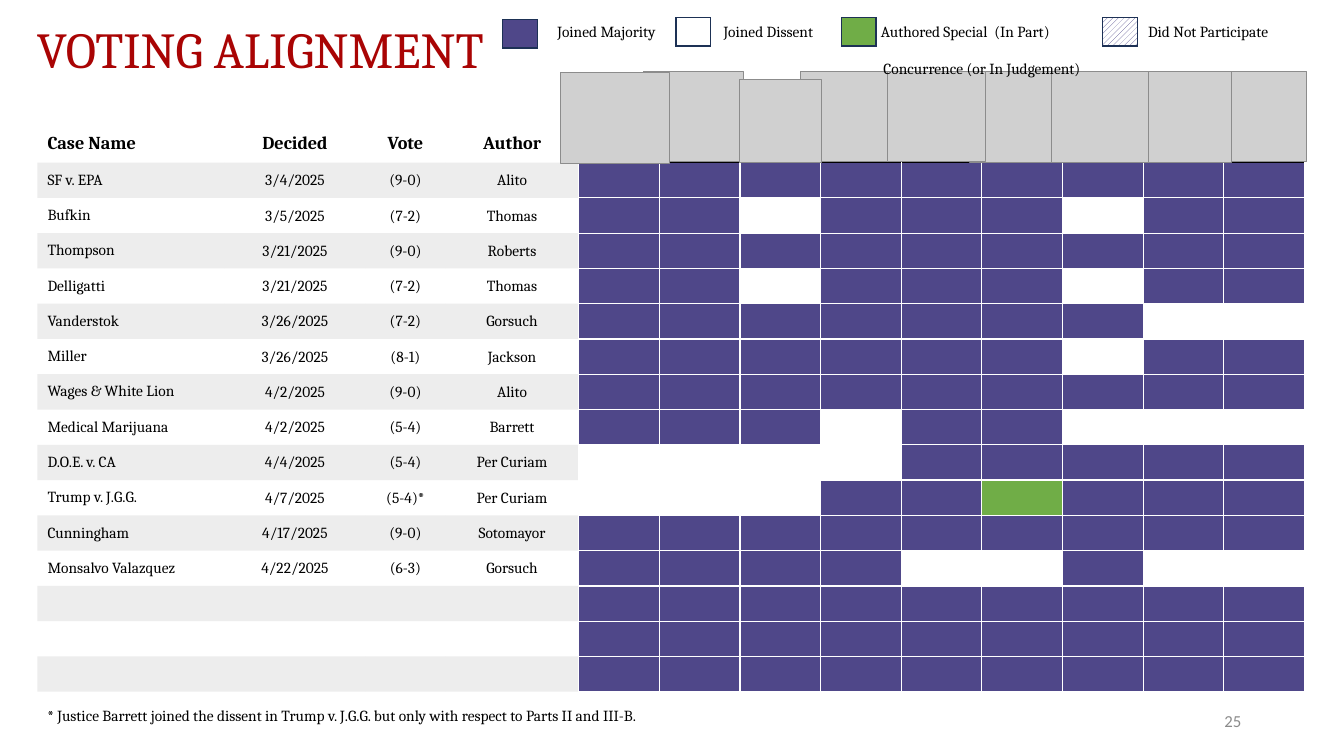
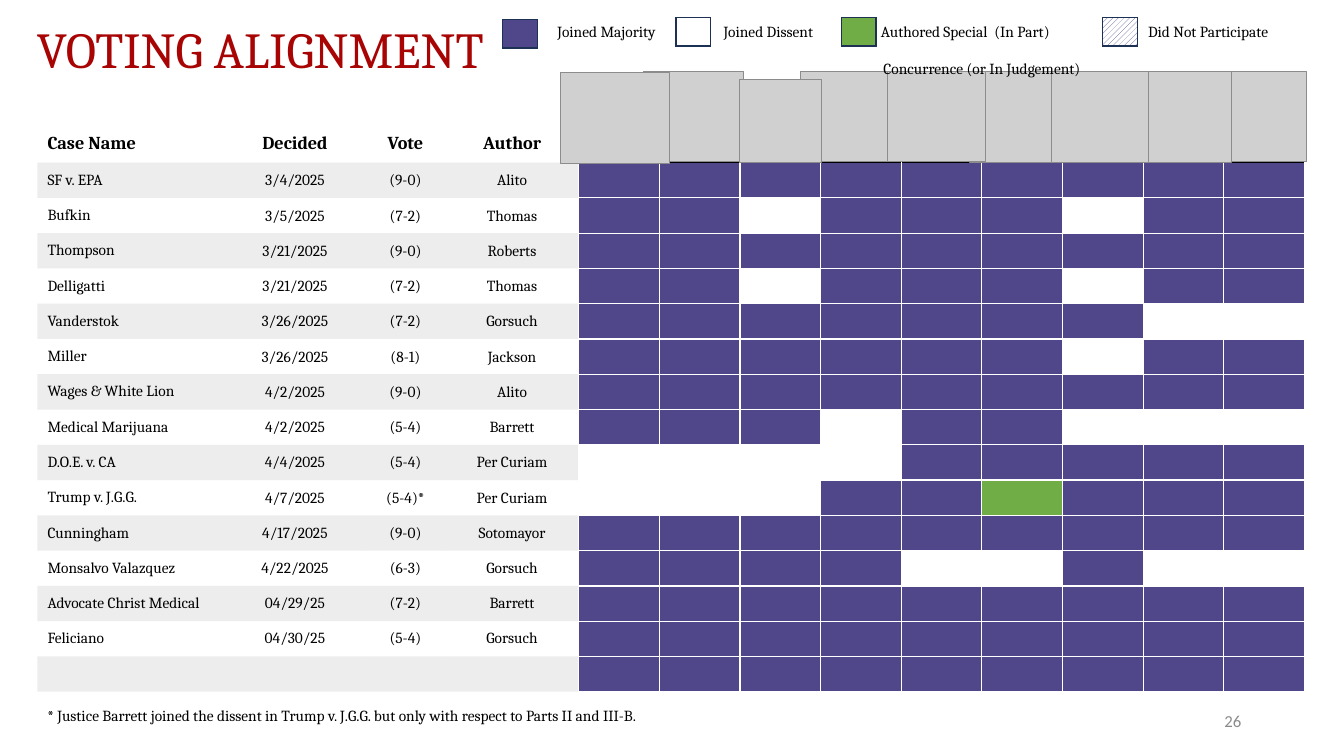
Before and after one commit to JakeTruscott/scotuswatch, a slide deck: slide 26 of Stat Reviews/OT24_StatReview/compilation/SCOTUSBlog/statpack_OT24.pptx (slide 25 before the commit). Drawn at 1344x756 pixels with LibreOffice and Linux fonts; fonts in the diff are those of the drawing; grey boxes stand for pictures. Boxes give left, top, right and bottom in pixels: in the first picture for what was removed or moved away, otherwise in the second. Text is boxed around its words. In the diff, an @@ line names an element or a change of style, - is before the commit and + after.

```diff
--- a/Stat Reviews/OT24_StatReview/compilation/SCOTUSBlog/statpack_OT24.pptx
+++ b/Stat Reviews/OT24_StatReview/compilation/SCOTUSBlog/statpack_OT24.pptx
@@ table at (x1=37, y1=124, x2=1305, y2=692) @@
+row 14: Advocate Christ Medical | 04/29/25 | (7-2) | Barrett |  |  |  |  |  |  |  |  | 
+row 15: Feliciano | 04/30/25 | (5-4) | Gorsuch |  |  |  |  |  |  |  |  | 
-row 15:  |  |  |  |  |  |  |  |  |  |  |  | 
-row 16:  |  |  |  |  |  |  |  |  |  |  |  | 
@@ page number at (x1=1224, y1=716, x2=1241, y2=727): text changed @@
-25
+26
```
Also in this commit, not shown: 20 other slides changed, 1 slide added, 45 other files.
